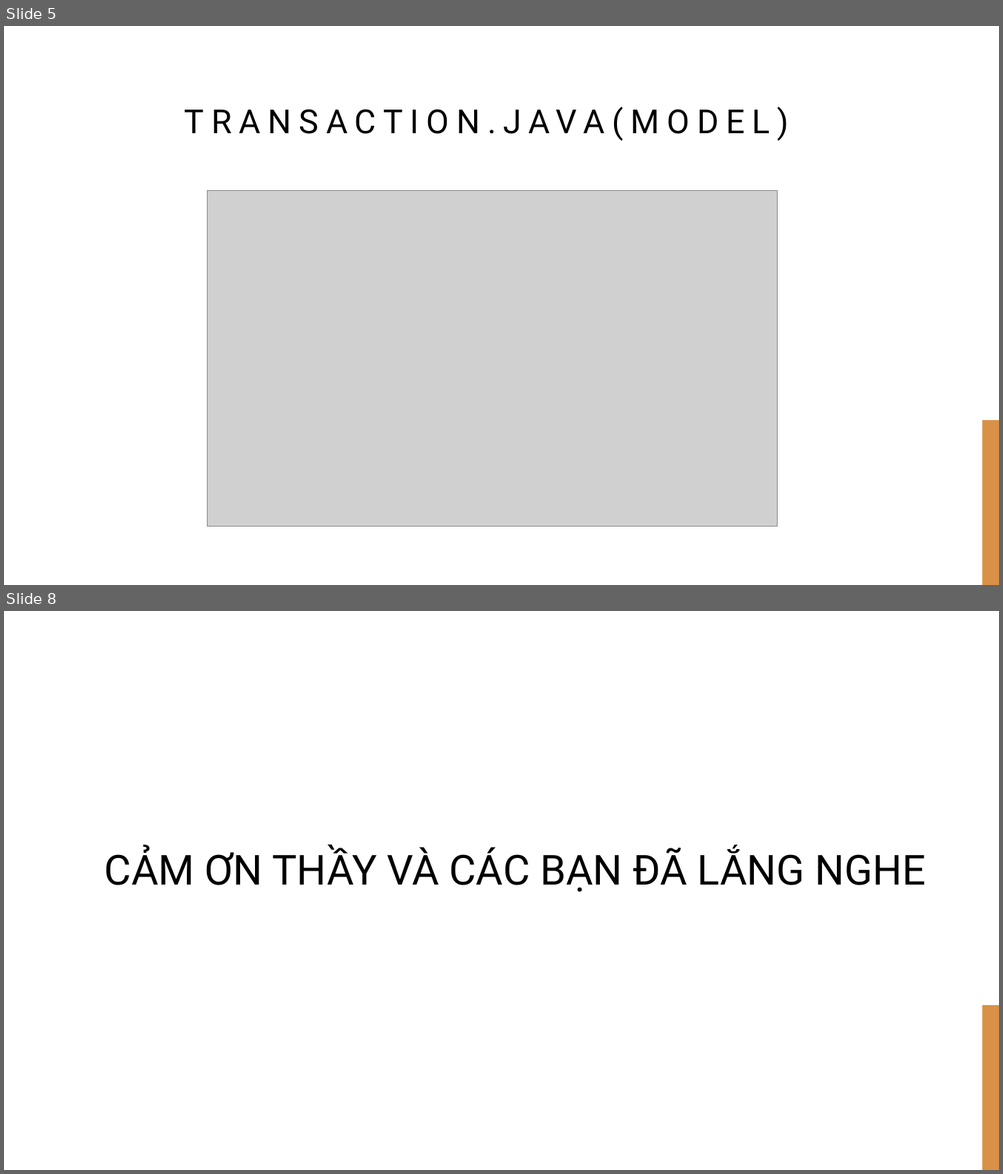
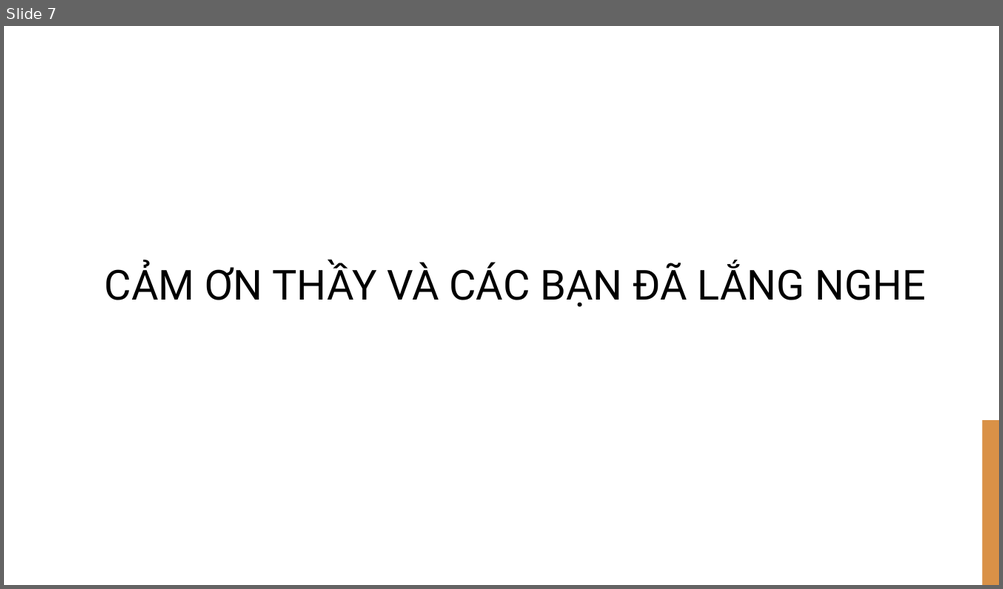
Before and after one commit to HoangVu411/241_BTL_LTNC_TRUONGHOANGVU, a slide deck: 241_BTL_LTNC_TRUONGHOANGVU.pptx. Shown one above the other, each under a label of ours: slides 5 and 8 before the commit, slide 7 after it; the slides between them are not shown. The pictures are 1003x1174 and 1003x589 pixels, drawn with LibreOffice and Linux fonts; fonts in the diff are those of the drawing; grey boxes stand for pictures; background and template pictures are left out. Boxes give left, top, right and bottom in pixels: in the first picture for what was removed or moved away, otherwise in the second. Text is boxed around its words. In the diff, an @@ line names an element or a change of style, - is before the commit and + after.

```diff
--- a/241_BTL_LTNC_TRUONGHOANGVU.pptx
+++ b/241_BTL_LTNC_TRUONGHOANGVU.pptx
@@ slide 5 removed at bbox=[4, 26, 999, 585], background #FFFFFF; not listed: 1 template element that a slide beside it also shows @@
@@ title removed at bbox=[185, 107, 788, 141] @@
-TRANSACTION.JAVA(MODEL)
@@ picture removed at bbox=[208, 191, 778, 527] @@
@@ what was slide 8 is now slide 7 @@
```
Also in this commit, not shown: 3 slides changed, 3 slides added, 3 other slides removed, 23 other files.
